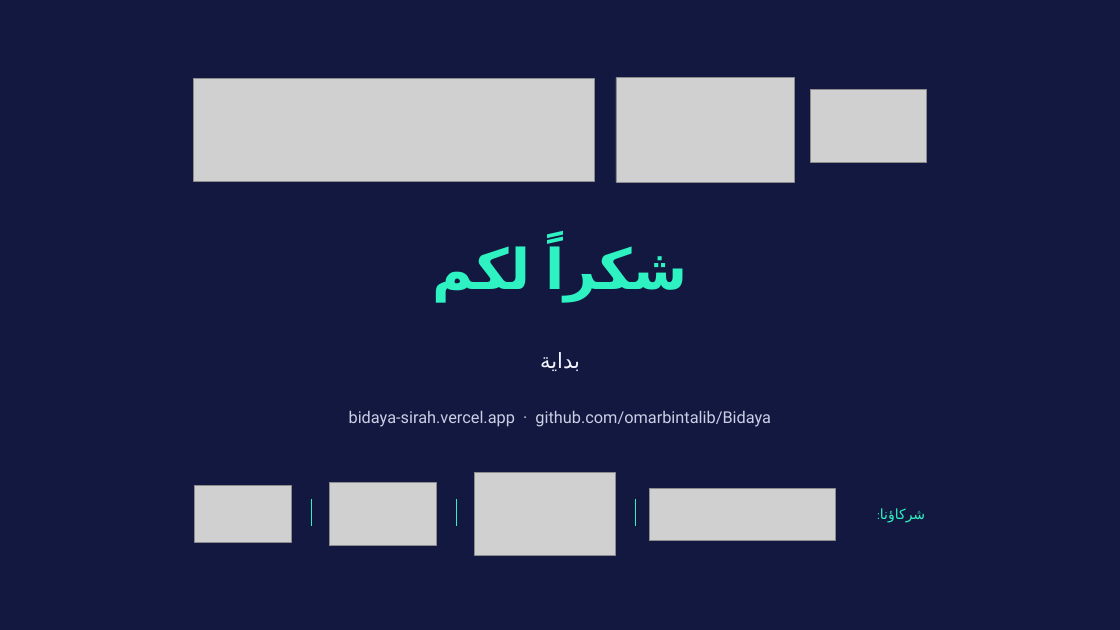
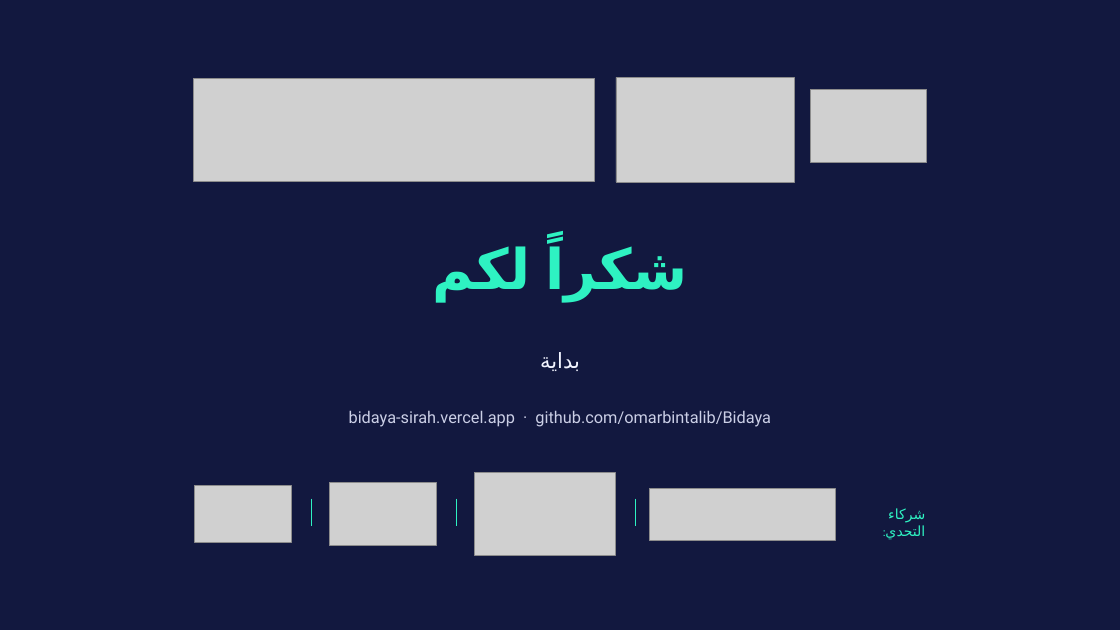
Before and after one commit to omarbintalib/Bidaya, a slide deck: slide 13 of docs/proposal/Bidaya_presentation.pptx. Drawn at 1120x630 pixels with LibreOffice and Linux fonts; fonts in the diff are those of the drawing; grey boxes stand for pictures; background and template pictures are left out. Boxes give left, top, right and bottom in pixels: in the first picture for what was removed or moved away, otherwise in the second. Text is boxed around its words. In the diff, an @@ line names an element or a change of style, - is before the commit and + after.

```diff
--- a/docs/proposal/Bidaya_presentation.pptx
+++ b/docs/proposal/Bidaya_presentation.pptx
@@ text at (885,508,925,539): text changed @@
-شركاؤنا:
+شركاء التحدي:
```
Also in this commit, not shown: 7 other slides changed, 1 other file.
